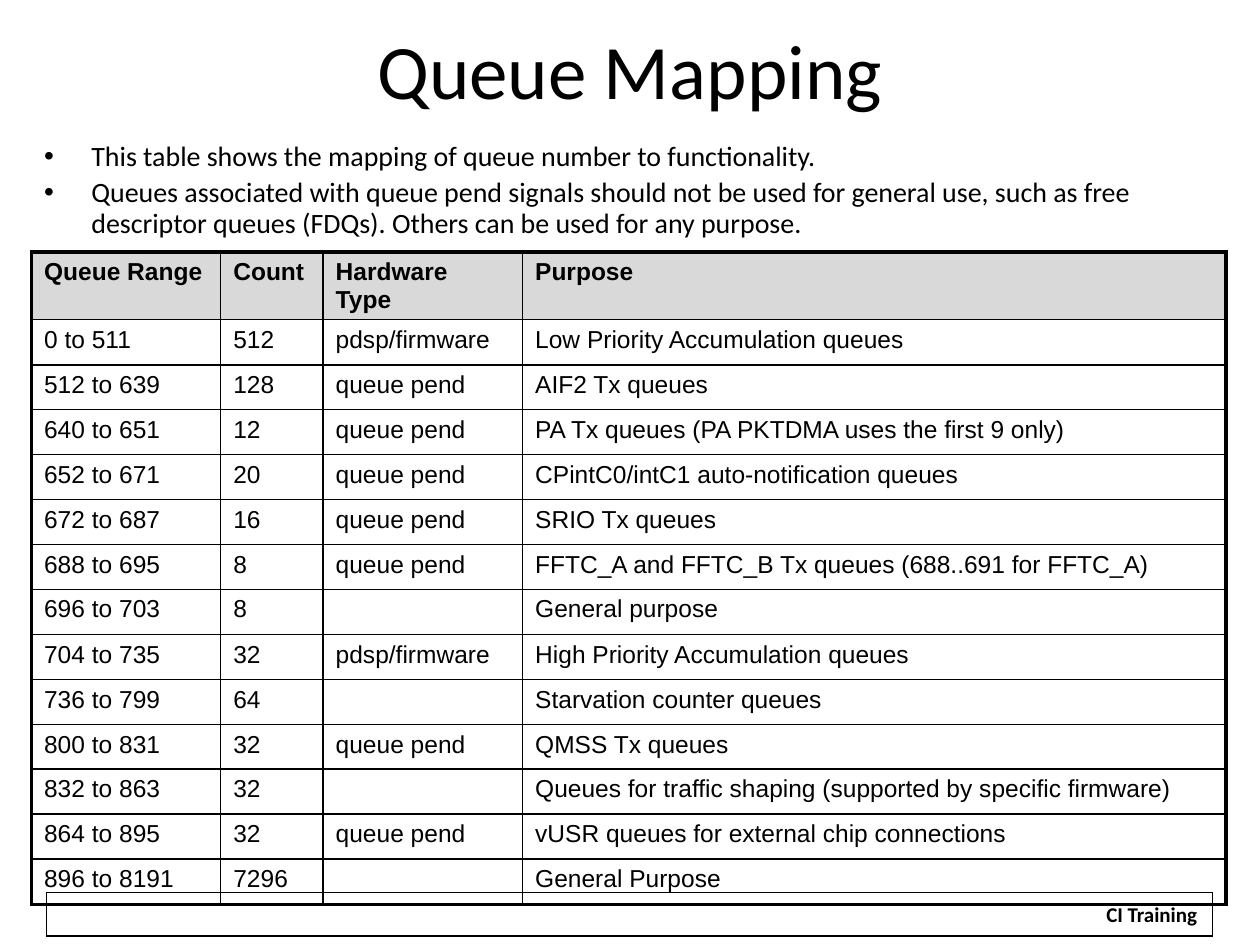
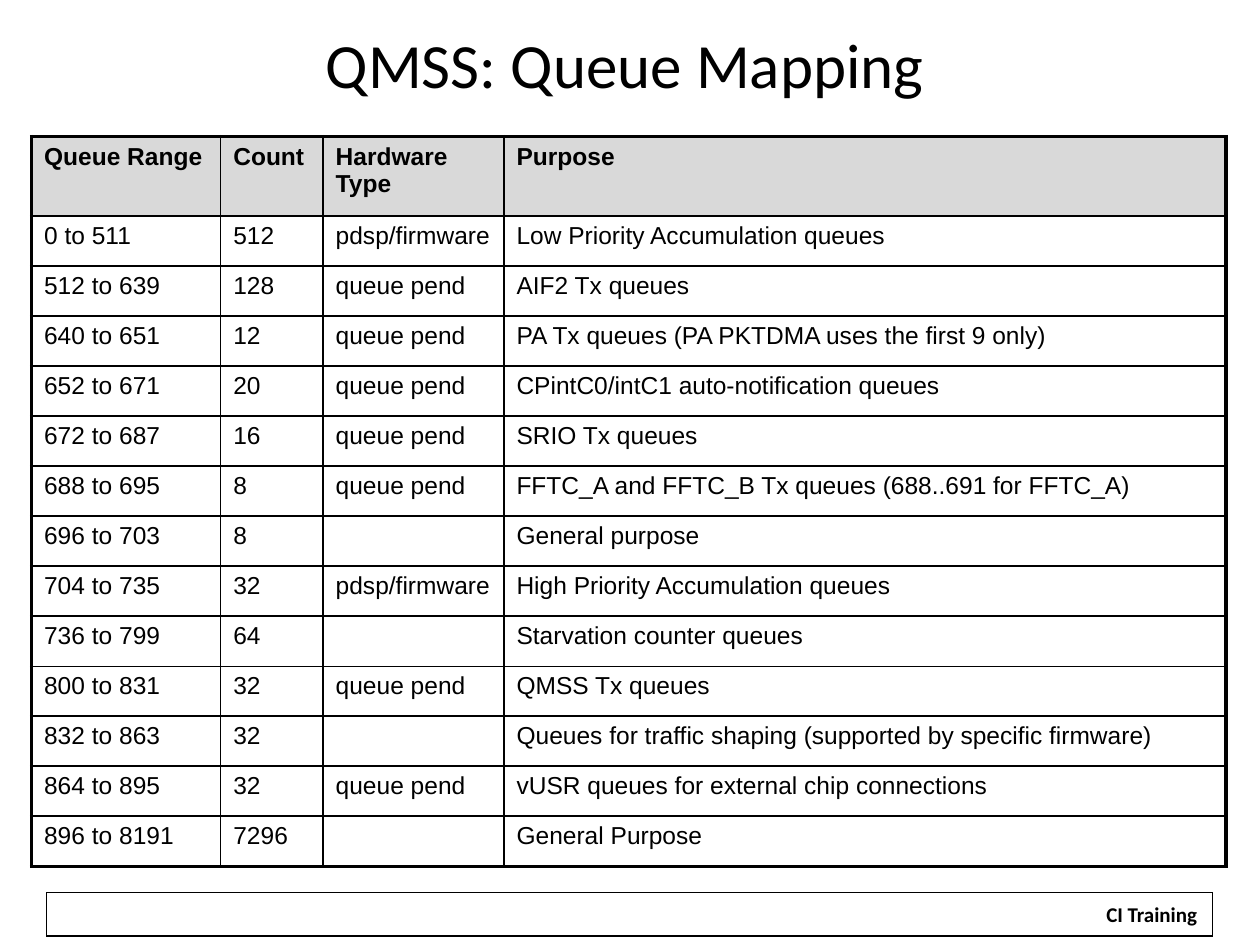
Before and after one commit to hari1989/keystone-workshop, a slide deck: slide 9 of slides/Intro to Multicore Navigator.pptx (slide 10 before the commit). Drawn at 1260x945 pixels with LibreOffice and Linux fonts; fonts in the diff are those of the drawing; background and template pictures are left out. Boxes give left, top, right and bottom in pixels: in the first picture for what was removed or moved away, otherwise in the second. Text is boxed around its words. In the diff, an @@ line names an element or a change of style, - is before the commit and + after.

```diff
--- a/slides/Intro to Multicore Navigator.pptx
+++ b/slides/Intro to Multicore Navigator.pptx
@@ title at [326,44,923,99]: text changed; size 44 to 36 pt @@
-Queue Mapping
+QMSS: Queue Mapping
@@ table: place and size @@
-table at [32,252,1225,897]
+table at [32,136,1226,866]
@@ text removed at [91,146,1130,238] @@
-• This table shows the mapping of queue number to functionality.
-• Queues associated with queue pend signals should not be used for general use, such as free descriptor queues (FDQs). Others can be used for any purpose.
```
Also in this commit, not shown: 4 other slides changed, 35 slides added, 12 slides removed, 19 other files.
